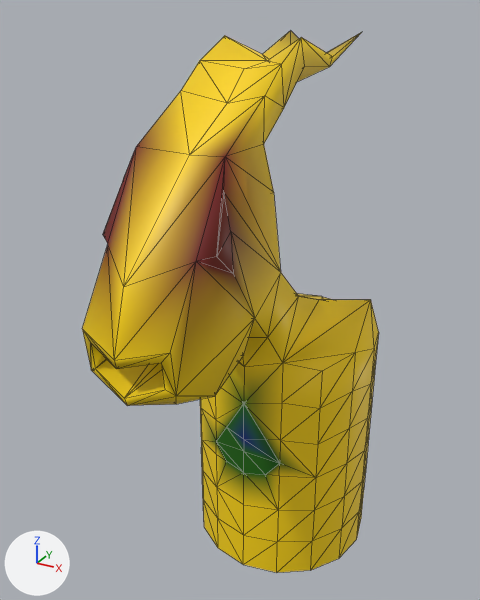
What one commit did to the glTF model assets/npc/BasicPracticeGun.glb.
One viewpoint serves both versions: a 50 mm camera at (0.98, -2.15, 2.08) aimed at (-0.11, -0.18, 1.1). Every picture has the same lights, and +X, +Y and +Z are marked at lower left. The older version comes first. Mesh edges are drawn as thin lines.

Objects in the first picture: 'BasicPractice'.
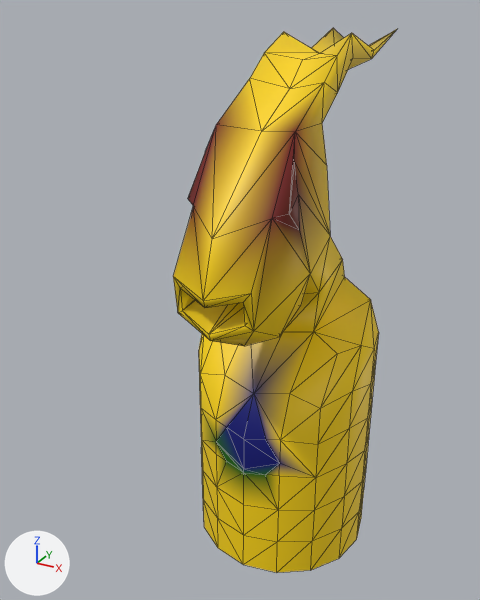
The newer file is also rescaled (x0.897) as a whole; pictures and numbers use the older file's frame.

Patch to the scene script:
```diff
--- a/assets/npc/BasicPracticeGun.glb.py
+++ b/assets/npc/BasicPracticeGun.glb.py
@@ me_cylinder @@
 # used by ob_basicpractice; location = (0.0, 0.0, 0.0)
-me_cylinder.from_pydata(...)  # 210 vertices, 398 faces; spans x -0.36..0.36, y -1.02..0.37, z 0.0..2.01
+me_cylinder.from_pydata(...)  # 210 vertices, 398 faces; spans x -0.36..0.36, y -0.6..0.7, z 0.0..2.01
+# me_cylinder part 1: 102 of 210 vertices moved; they spanned x -0.33..0.33, y -1.02..0.27, z 0.56..2.01 and now span x -0.33..0.33, y -0.6..0.7, z 0.48..2.01; mean shift (0.0, 0.39, 0.0); largest move (0.14, 0.27, 2.01) -> (0.14, 0.7, 2.01)
+# me_cylinder part 2: 22 faces centred in x -0.12..0.18, y -0.33..-0.29, z 0.5..0.89 are repainted in the vertex colours; the middle colour goes from dark green #1a6401 to dark blue #000a74
 me_cylinder.materials.append(mat_material)
```

Location of each change, [x1, y1, x2, y2] in pixels of the pictures (480 x 600 px; the box of a moved part takes in the faces that stretch with it):
'BasicPractice', reshaped, recoloured (24% narrower)
    before: [82, 31, 379, 573]
    after: [173, 28, 397, 573]
part 1 of me_cylinder, moved or reshaped
    before: [82, 31, 374, 475]
    after: [173, 28, 397, 475]
part 2 of me_cylinder, recoloured
    before: [215, 363, 313, 478]
    after: [216, 332, 314, 478]
